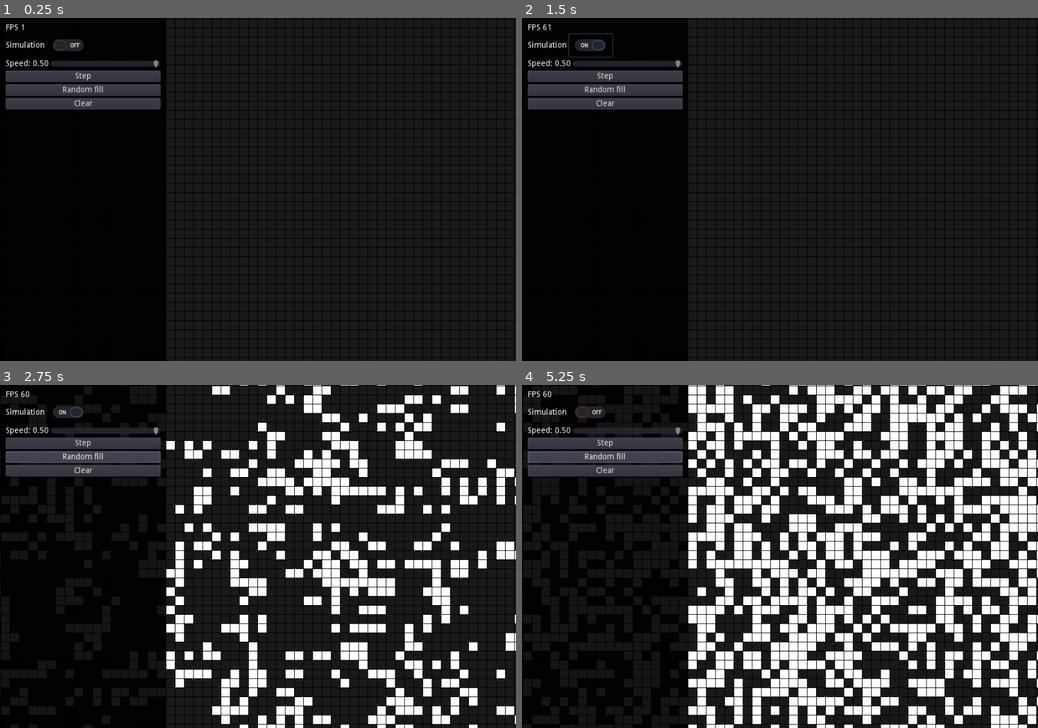
Above: before the commit, frames 1-4 (two rows, left to right).
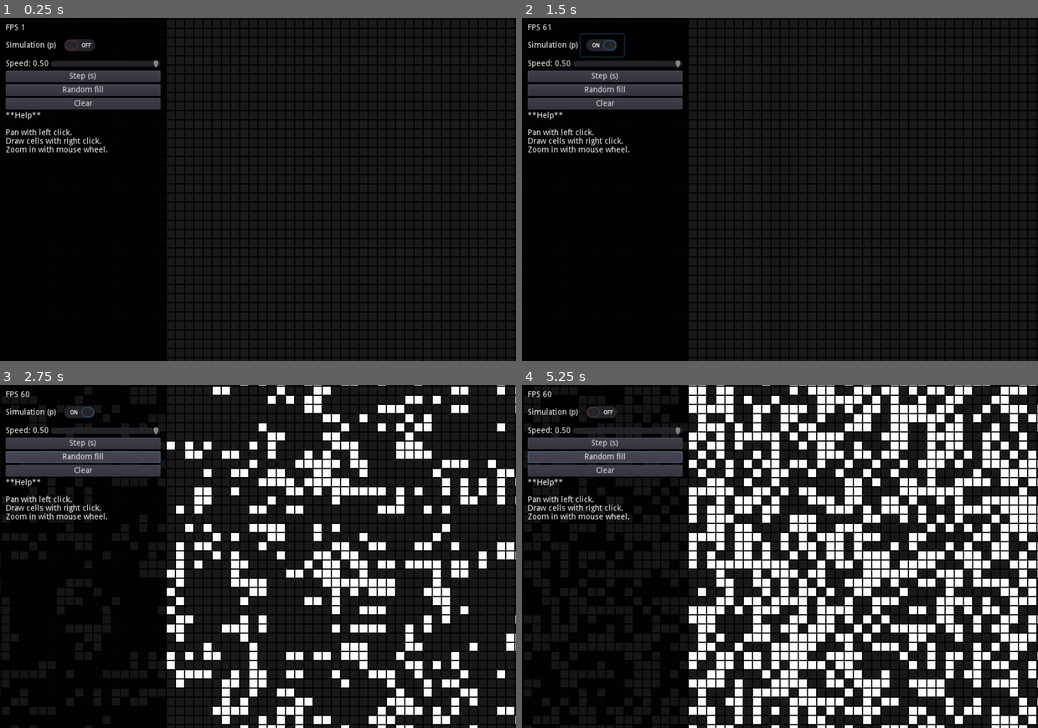
Above: after the commit, the same moments.

Repository: shunlog/game_of_life
Game: Godot game, scene res://Game.tscn
Same seed, same stepped clock (60 frames per second), same inputs: the game is played once before the commit and once after it.
Inputs (mouse positions are in pixels of both pictures, inside the frame that each line leads up to; where the layout moved, square brackets give the same spot in the first picture):
- Up to frame 1 (0.25 s): no input
- Up to frame 2 (1.5 s): click "Step" (after the commit: "Step (s)") at 0.5 s; click (604, 45) [589, 45] at 1.25 s
- Up to frame 3 (2.75 s): click "Random fill" at 2 s
- Up to frame 4 (5.25 s): click "Clear" at 2.75 s; click (604, 412) [589, 412] at 3.5 s; click "Step" (after the commit: "Step (s)") at 4.25 s; click "Random fill" at 5 s

The runs differ from the first frame. In frame 1, 1.0% of the frame differs, in the area x 1-100%, y 0-100%; in frame 2, 1.1%; in frame 3, 4.6%; in frame 4, 8.0%.

Commit message:
wrap grid, help label

Diff:
--- a/Automaton.gd
+++ b/Automaton.gd
@@ -10,15 +10,14 @@
 
 # the cells are drawn on a Grid
 
-var m = []
-var nc = []
-var nc2 = []
+var m := []
+var nc := []
+var nc2 := []
 var grid : Grid
 
 func _init(g : Grid = Grid.new()):
 	grid = g
 	grid.m = m
-	pass
 
 func _ready():
 	for x in range(GRID_W):
@@ -39,26 +38,26 @@
 			else:
 				set_cell(Vector2(x, y), false)
 
-func _outside(p: Vector2):
-	return p.x >= GRID_W or p.x < 0 or p.y >= GRID_H or p.y < 0
-
 func toggle_cell(p: Vector2):
-	if _outside(p):
-		return
+	p = _wrap(p)
 	set_cell(p, !m[p.x][p.y])
 
+func _wrap(p: Vector2):
+	p.x = int(p.x) % GRID_W
+	p.y = int(p.y) % GRID_H
+	return p
+
 func set_cell(p: Vector2, val: bool):
-	if _outside(p) or val == m[p.x][p.y]:
+	p = _wrap(p)
+	if val == m[p.x][p.y]:
 		return
 	for dp in [[-1, -1], [-1, 0], [-1, 1],
 			   [0, -1], [0, 1],
 			   [1, -1], [1, 0], [1, 1]]:
 		var dx = dp[0]
 		var dy = dp[1]
-		var nx = p.x + dx
-		var ny = p.y + dy
-		if _outside(Vector2(nx, ny)):
-			continue
+		var nx = int(p.x + dx) % GRID_W
+		var ny = int(p.y + dy) % GRID_H
 		nc[nx][ny] += 1 if val else -1
 	m[p.x][p.y] = val
 	grid.update()
--- a/Game.tscn
+++ b/Game.tscn
@@ -43,7 +43,7 @@
 
 [node name="VBoxContainer" type="VBoxContainer" parent="HUD/Panel/ScrollContainer"]
 margin_right = 270.0
-margin_bottom = 150.0
+margin_bottom = 229.0
 size_flags_horizontal = 3
 
 [node name="LabelFPS" type="Label" parent="HUD/Panel/ScrollContainer/VBoxContainer"]
@@ -59,14 +59,14 @@
 
 [node name="LabelPaused" type="Label" parent="HUD/Panel/ScrollContainer/VBoxContainer/HBoxContainer2"]
 margin_top = 13.0
-margin_right = 68.0
+margin_right = 88.0
 margin_bottom = 27.0
-text = "Simulation"
+text = "Simulation (p)"
 script = SubResource( 3 )
 
 [node name="CheckButtonSimulation" type="CheckButton" parent="HUD/Panel/ScrollContainer/VBoxContainer/HBoxContainer2"]
-margin_left = 72.0
-margin_right = 148.0
+margin_left = 92.0
+margin_right = 168.0
 margin_bottom = 40.0
 script = ExtResource( 3 )
 
@@ -77,13 +77,13 @@
 
 [node name="LabelSpeed" type="Label" parent="HUD/Panel/ScrollContainer/VBoxContainer/HBoxContainer"]
 margin_top = 1.0
-margin_right = 43.0
+margin_right = 39.0
 margin_bottom = 15.0
-text = "Speed:"
+text = "Speed"
 script = ExtResource( 7 )
 
 [node name="HSliderSpeed" type="HSlider" parent="HUD/Panel/ScrollContainer/VBoxContainer/HBoxContainer"]
-margin_left = 47.0
+margin_left = 43.0
 margin_right = 270.0
 margin_bottom = 16.0
 size_flags_horizontal = 3
@@ -97,7 +97,7 @@
 margin_top = 82.0
 margin_right = 270.0
 margin_bottom = 102.0
-text = "Step"
+text = "Step (s)"
 
 [node name="ButtonRandom" type="Button" parent="HUD/Panel/ScrollContainer/VBoxContainer"]
 margin_top = 106.0
@@ -111,6 +111,17 @@
 margin_bottom = 150.0
 text = "Clear"
 
+[node name="RichTextLabel" type="RichTextLabel" parent="HUD/Panel/ScrollContainer/VBoxContainer"]
+margin_top = 154.0
+margin_right = 270.0
+margin_bottom = 229.0
+text = "**Help**
+
+Pan with left click.
+Draw cells with right click.
+Zoom in with mouse wheel."
+fit_content_height = true
+
 [node name="Camera2D" type="Camera2D" parent="."]
 position = Vector2( 481, 331 )
 current = true
--- a/Grid.gd
+++ b/Grid.gd
@@ -4,11 +4,8 @@
 var COLOR_ON : Color = Color(1, 1, 1)
 var COLOR_OFF : Color = Color(0.1, 0.1, 0.1)
 var COLOR_GRID : Color = Color(0, 0, 0)
-var MARGIN := 1
-var m : Array = [[]]
-
-func _ready():
-	pass
+var MARGIN := 2
+var m := [[]]
 
 func _draw_cell(p:Vector2, c:Color = COLOR_ON):
 	draw_rect(Rect2(p.x*pixel_size + MARGIN, p.y*pixel_size + MARGIN,
@@ -16,6 +13,8 @@
 
 func _draw():
 	var W = m.size()
+	if W == 0:
+		return
 	var H = m[0].size()
 	draw_rect(Rect2(0, 0, W*pixel_size, H*pixel_size), COLOR_GRID)
 	for x in range(W):
